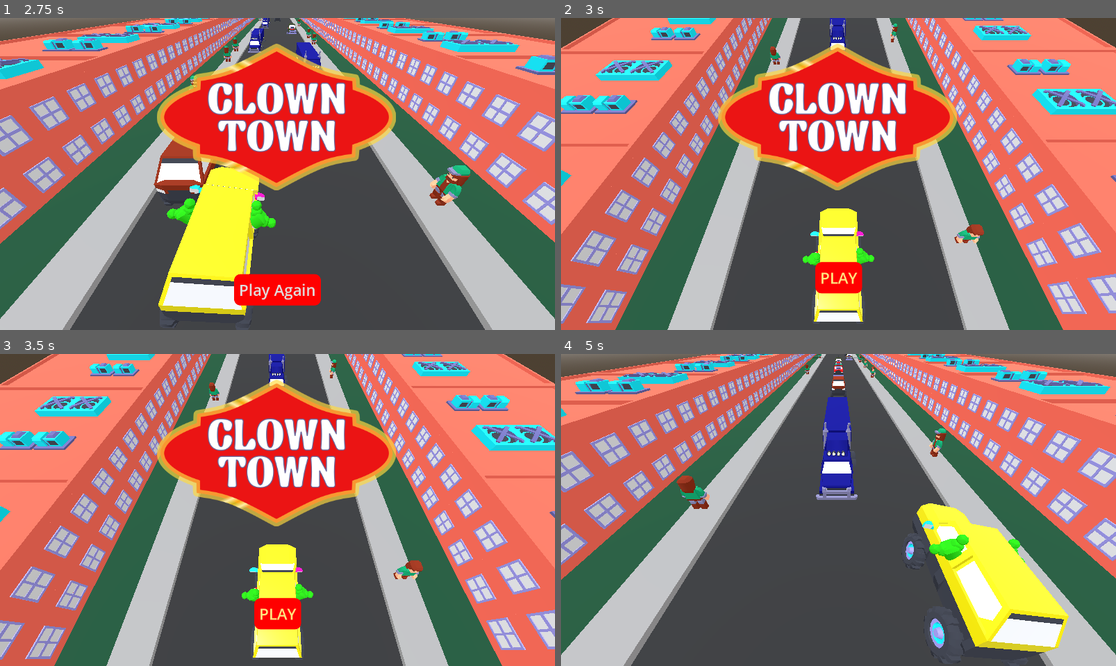
Above: before the commit, frames 1-4 (two rows, left to right).
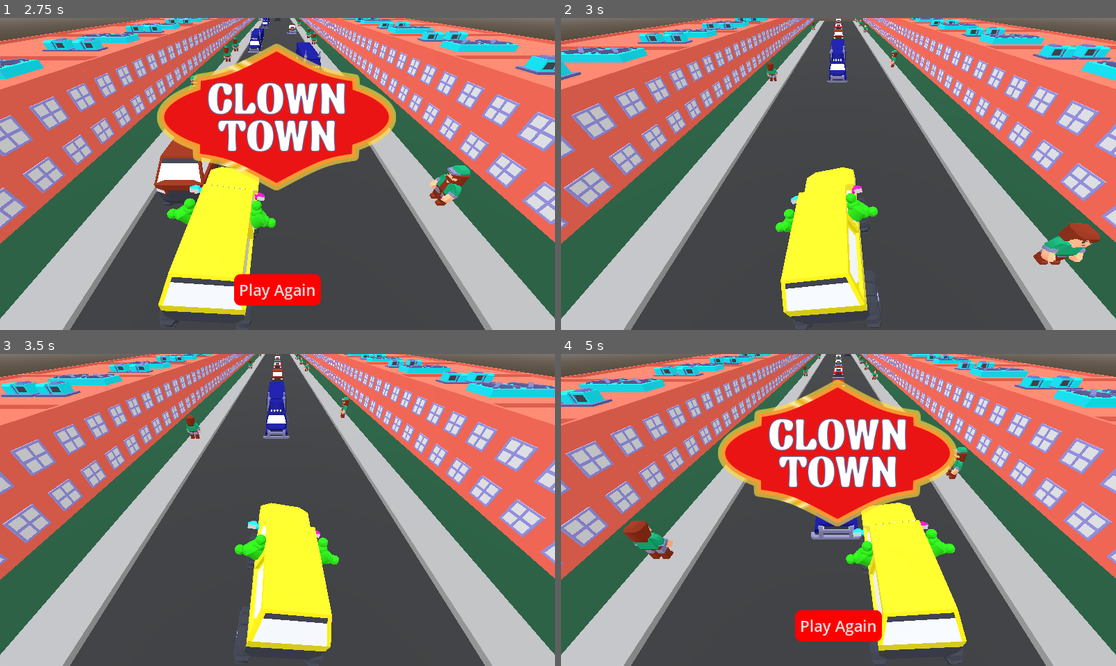
Above: after the commit, the same moments.

Repository: the-g-force/ClownTown
Game: Godot game, scene res://world.tscn
The game is run twice, just before and just after one commit, with the same random seed, the same clock (stepped at 60 frames per second) and the same inputs.
Inputs (mouse positions are in pixels of both pictures, inside the frame that each line leads up to):
- Up to frame 1 (2.75 s): click "PLAY" at 0.5 s; hold D (move_right) 1.28-2.03 s; hold A (move_left) from 2.03 s (still down)
- Up to frame 2 (3 s): release A (move_left) at 2.75 s; click "Play Again" at 2.75 s
- Up to frame 3 (3.5 s): no input
- Up to frame 4 (5 s): click (838, 612) at 3.5 s, where only the run before the commit has a clickable "PLAY"; hold D (move_right) from 4.28 s (still down)

Frame 1 is identical in both runs. In frame 2, 76% of the frame differs, in the area x 0-100%, y 0-100%; in frame 3, 76%; in frame 4, 44%.

Commit message:
Fix end-game transition
Ending the game now goes right into gameplay rather than looping into
a start menu state that requires another click.

Diff:
--- a/project/ui/end_overlay.gd
+++ b/project/ui/end_overlay.gd
@@ -5,4 +5,5 @@
 
 
 func _on_play_again_button_pressed():
+	get_tree().paused = false
 	get_tree().change_scene_to_file("res://world.tscn")
--- a/project/ui/start_overlay.gd
+++ b/project/ui/start_overlay.gd
@@ -1,4 +1,6 @@
 extends Control
+
+signal play_pressed
 
 func _ready():
 	get_tree().paused = true
@@ -6,4 +8,5 @@
 
 func _on_play_button_pressed():
 	get_tree().paused = false
+	play_pressed.emit()
 	queue_free()
--- /dev/null
+++ b/project/world.gd
@@ -0,0 +1,13 @@
+extends Node3D
+
+static var _first_run := true
+
+func _ready():
+	if _first_run:
+		var overlay := preload("res://ui/start_overlay.tscn").instantiate()
+		add_child(overlay)
+		await overlay.play_pressed
+		$Camera3D.current = true
+		_first_run = false
+	else:
+		$Camera3D.current = true
--- a/project/world.tscn
+++ b/project/world.tscn
@@ -1,11 +1,11 @@
 [gd_scene load_steps=10 format=3 uid="uid://pog1f6cctk83"]
 
 [ext_resource type="PackedScene" uid="uid://dbhexktlm6ox4" path="res://player/player.tscn" id="1_8wopq"]
+[ext_resource type="Script" path="res://world.gd" id="1_g4tfx"]
 [ext_resource type="Script" path="res://people/models/player_follow_camera.gd" id="2_inu3m"]
 [ext_resource type="PackedScene" uid="uid://bqbu13mcbihai" path="res://people/person.tscn" id="3_5clvs"]
 [ext_resource type="PackedScene" uid="uid://bxivuld1w250u" path="res://city/block.tscn" id="4_fmgm5"]
 [ext_resource type="AudioStream" uid="uid://ccwowgtxr2bg1" path="res://circus.ogg" id="5_kvf5x"]
-[ext_resource type="PackedScene" uid="uid://bnbgo0m324cvo" path="res://ui/start_overlay.tscn" id="6_awyr0"]
 
 [sub_resource type="ProceduralSkyMaterial" id="ProceduralSkyMaterial_tygjf"]
 
@@ -22,6 +22,7 @@
 ambient_light_energy = 0.9
 
 [node name="World" type="Node3D"]
+script = ExtResource("1_g4tfx")
 
 [node name="Player" parent="." instance=ExtResource("1_8wopq")]
 transform = Transform3D(1, 0, 0, 0, 1, 0, 0, 0, 1, 0, 0, -0.0011673)
@@ -48,11 +49,9 @@
 stream = ExtResource("5_kvf5x")
 autoplay = true
 
-[node name="StartOverlay" parent="." instance=ExtResource("6_awyr0")]
+[node name="DirectionalLight3D" type="DirectionalLight3D" parent="."]
+transform = Transform3D(0.982287, -0.0118539, -0.187006, 0.187381, 0.0621403, 0.98032, 0, -0.997997, 0.0632608, -1.3216, 7.15438, 0)
 
-[node name="Camera3D" type="Camera3D" parent="StartOverlay"]
+[node name="FirstTimeCamera" type="Camera3D" parent="."]
 transform = Transform3D(1, 0, 0, 0, 0.576632, 0.817004, 0, -0.817004, 0.576632, 0, 6.10854, 1.15438)
 current = true
-
-[node name="DirectionalLight3D" type="DirectionalLight3D" parent="."]
-transform = Transform3D(0.982287, -0.0118539, -0.187006, 0.187381, 0.0621403, 0.98032, 0, -0.997997, 0.0632608, -1.3216, 7.15438, 0)
